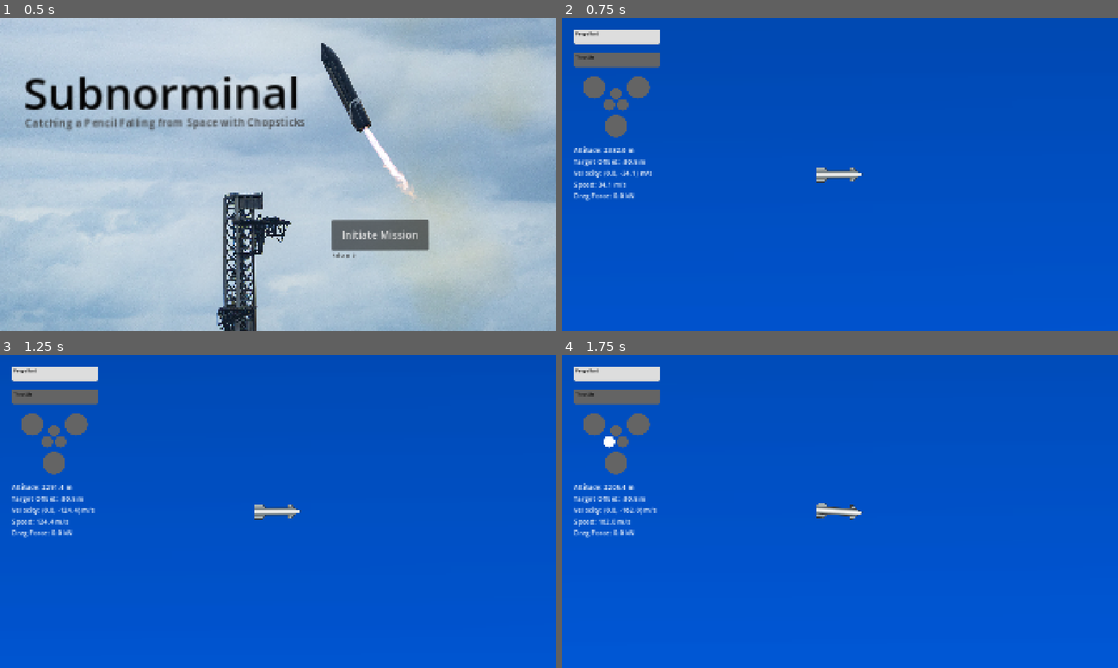
Above: before the commit, frames 1-4 (two rows, left to right).
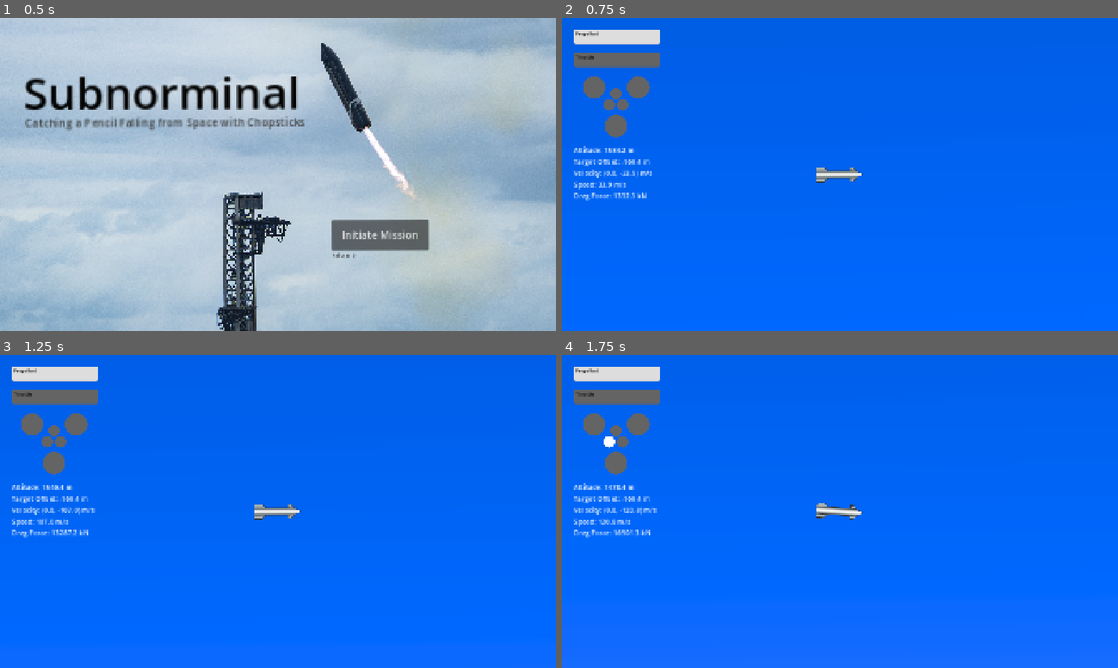
Above: after the commit, the same moments.

Repository: cyb3rgeorge/subnorminal
Game: Godot game, scene res://menu.tscn
Same seed, same stepped clock (60 frames per second), same inputs: the game is played once before the commit and once after it. Video files are missing from this copy of the repository; at most half a second of black plays in their place.
Inputs (mouse positions are in pixels of both pictures, inside the frame that each line leads up to):
- Up to frame 1 (0.5 s): no input
- Up to frame 2 (0.75 s): click "Initiate Mission" at 0.5 s
- Up to frame 3 (1.25 s): no input
- Up to frame 4 (1.75 s): move the mouse to (962, 495) at 1.27 s; hold Right (rotateRight) from 1.28 s (still down); hold 1 (1Engine) from 1.28 s (still down); click (962, 495) at 1.42 s

Frame 1 is identical in both runs. In frame 2, 97% of the frame differs, in the area x 0-100%, y 0-100%; in frame 3, 97%; in frame 4, 97%.

Commit message:
Altitude Bug Fix and Thrust Change

Diff:
--- a/physics.tscn
+++ b/physics.tscn
@@ -18,9 +18,6 @@
 [ext_resource type="Texture2D" uid="uid://f1rduu3r0cgh" path="res://media/ground.png" id="12_uxuuy"]
 [ext_resource type="AudioStream" uid="uid://cptb471thjitf" path="res://media/raptorFiring.wav" id="16_gbsbp"]
 
-[sub_resource type="RectangleShape2D" id="RectangleShape2D_5wfv7"]
-size = Vector2(17731.625, 282.08618)
-
 [sub_resource type="StyleBoxFlat" id="StyleBoxFlat_4y73a"]
 bg_color = Color(0.39215687, 0.39215687, 0.39215687, 1)
 corner_radius_top_left = 8
@@ -50,7 +47,10 @@
 corner_radius_bottom_left = 8
 
 [sub_resource type="RectangleShape2D" id="RectangleShape2D_3mne7"]
-size = Vector2(89, 24)
+size = Vector2(70.5, 19)
+
+[sub_resource type="RectangleShape2D" id="RectangleShape2D_5wfv7"]
+size = Vector2(17731.625, 282.08618)
 
 [node name="Node2D" type="Node2D" unique_id=1745848919]
 
@@ -67,7 +67,7 @@
 texture = ExtResource("2_rlt7b")
 
 [node name="Starship" type="RigidBody2D" parent="." unique_id=1724685367]
-position = Vector2(802, -5168)
+position = Vector2(568.0001, -3162)
 rotation = 3.137519
 inertia = 1000.0
 can_sleep = false
@@ -75,6 +75,7 @@
 linear_damp = 2.0
 angular_damp = 1.0
 script = ExtResource("1_agxhv")
+dryMass = 150000.0
 
 [node name="RaptorThrottle1" type="Sprite2D" parent="Starship" unique_id=1863118857]
 visible = false
@@ -105,33 +106,6 @@
 
 [node name="CollisionPolygon2D" type="CollisionPolygon2D" parent="Starship/Area2DFwd" unique_id=339011763]
 polygon = PackedVector2Array(-78.00607, -0.24401855, -53.142914, -14.485596, -47.220703, -22.543457, -36.221222, -22.650024, -36.785095, 22.357605, -46.784607, 22.454529, -53.87152, 13.522705, -77.99637, 0.75598145)
-
-[node name="Land" type="Area2D" parent="." unique_id=1206827131]
-position = Vector2(-10, 1120)
-
-[node name="CollisionShape2D3" type="CollisionShape2D" parent="Land" unique_id=2131039566]
-position = Vector2(2526.9993, -8605)
-rotation = -1.5714247
-scale = Vector2(0.99999994, 0.99999994)
-shape = SubResource("RectangleShape2D_5wfv7")
-
-[node name="CollisionShape2D2" type="CollisionShape2D" parent="Land" unique_id=273992061]
-position = Vector2(-878.80347, -8768.917)
-rotation = 1.5662671
-shape = SubResource("RectangleShape2D_5wfv7")
-
-[node name="CollisionShape2D4" type="CollisionShape2D" parent="Land" unique_id=480737914]
-position = Vector2(920, -11199)
-shape = SubResource("RectangleShape2D_5wfv7")
-
-[node name="CollisionShape2D" type="CollisionShape2D" parent="Land" unique_id=333878887]
-position = Vector2(940, 39)
-shape = SubResource("RectangleShape2D_5wfv7")
-
-[node name="Ground" type="Sprite2D" parent="Land" unique_id=1673512014]
-position = Vector2(339.00003, 5379.51)
-scale = Vector2(167.20169, 23.044073)
-texture = ExtResource("12_uxuuy")
 
 [node name="Telemetry" type="CanvasLayer" parent="." unique_id=65945142]
 
@@ -271,32 +245,60 @@
 [node name="TowerArea" type="Area2D" parent="." unique_id=1781511207]
 
 [node name="Tower" type="Sprite2D" parent="TowerArea" unique_id=428413086]
-position = Vector2(935, 780)
-scale = Vector2(2, 2)
+position = Vector2(935, 831.00006)
+scale = Vector2(1.569, 1.569)
 texture = ExtResource("11_uxuuy")
 
 [node name="CollisionPolygon2D" type="CollisionPolygon2D" parent="TowerArea" unique_id=245403023]
 position = Vector2(927, 726)
-polygon = PackedVector2Array(-23, -181, 45, -181, 45, -155, 31, -155, 32, 289, -45, 288, -45, 256, -23, 255)
+polygon = PackedVector2Array(27, 289, -34, 289, -34, 263, -17, 263, -17, -79, 38, -79, 38, -59, 27, -59)
 
 [node name="ChopsticksArea" type="Area2D" parent="." unique_id=1521499371]
+position = Vector2(0, -19)
 
 [node name="Chopsticks" type="Sprite2D" parent="ChopsticksArea" unique_id=290342387]
-position = Vector2(998.00006, 630)
-scale = Vector2(1.9199998, 1.9199998)
+position = Vector2(992.99994, 721)
+scale = Vector2(1.7, 1.7)
 texture = ExtResource("12_syqjv")
 
 [node name="CollisionShape2D" type="CollisionShape2D" parent="ChopsticksArea" unique_id=1782389773]
-position = Vector2(1001.5, 612)
+position = Vector2(1003, 705)
 shape = SubResource("RectangleShape2D_3mne7")
+
+[node name="Land" type="Area2D" parent="." unique_id=1206827131]
+position = Vector2(-10, 1120)
+
+[node name="CollisionShape2D3" type="CollisionShape2D" parent="Land" unique_id=2131039566]
+position = Vector2(2526.9993, -8605)
+rotation = -1.5714247
+scale = Vector2(0.99999994, 0.99999994)
+shape = SubResource("RectangleShape2D_5wfv7")
+
+[node name="CollisionShape2D2" type="CollisionShape2D" parent="Land" unique_id=273992061]
+position = Vector2(-878.80347, -8768.917)
+rotation = 1.5662671
+shape = SubResource("RectangleShape2D_5wfv7")
+
+[node name="CollisionShape2D4" type="CollisionShape2D" parent="Land" unique_id=480737914]
+position = Vector2(920, -11199)
+shape = SubResource("RectangleShape2D_5wfv7")
+
+[node name="CollisionShape2D" type="CollisionShape2D" parent="Land" unique_id=333878887]
+position = Vector2(940, 39)
+shape = SubResource("RectangleShape2D_5wfv7")
+
+[node name="Ground" type="Sprite2D" parent="Land" unique_id=1673512014]
+position = Vector2(339, 5379)
+scale = Vector2(167.20169, 23.044073)
+texture = ExtResource("12_uxuuy")
 
 [node name="raptorRoar" type="AudioStreamPlayer" parent="." unique_id=1922308602]
 stream = ExtResource("16_gbsbp")
 
-[connection signal="body_entered" from="Land" to="Starship" method="_on_area_2d_body_entered"]
 [connection signal="timeout" from="WinEndTimer" to="Starship" method="_on_win_end_timer_timeout"]
 [connection signal="timeout" from="EndTimer" to="Starship" method="_on_end_timer_timeout"]
 [connection signal="timeout" from="FailureStartTimer" to="Starship" method="_on_failure_start_timer_timeout"]
 [connection signal="timeout" from="FailureTimer" to="Starship" method="_on_failure_timer_timeout"]
 [connection signal="body_entered" from="TowerArea" to="Starship" method="_on_tower_area_body_entered"]
 [connection signal="area_entered" from="ChopsticksArea" to="Starship" method="_on_chopsticks_area_area_entered"]
+[connection signal="body_entered" from="Land" to="Starship" method="_on_area_2d_body_entered"]
--- a/starship.gd
+++ b/starship.gd
@@ -34,8 +34,7 @@
 			failure_start_timer.start()
 
 # CONSTANTS
-const DRAG_COEFFICIENT: float = 0.0
-#const DRAG_COEFFICIENT: float = 441.0
+const DRAG_COEFFICIENT: float = 441.0
 const TELEMETRY_INTERVAL: float = 0.1
 const FAILURE_CHECK_INTERVAL: float = 5.0
 
@@ -51,12 +50,11 @@
 
 # WORLD SCALE
 const METERS_PER_PIXEL: float = 60.0 / 158.0
-const SHIP_HALF_HEIGHT: float = 79.0
-const GROUND_Y: float = 1059.0
+const GROUND_Y: float = 1015.0
 const TARGET_X: float = 1014.0
 
 # PHYSICS
-var power: float = 30000.0
+var power: float = 500000.0
 var angularPower: float = 500.0
 var prop: float = 0.0
 var thrust: Vector2 = Vector2.ZERO
@@ -287,18 +285,16 @@
 
 # TELEMETRY
 func _update_telemetry(drag_magnitude: float) -> void:
-	var pos := global_position
 	var velocity_mps := linear_velocity * METERS_PER_PIXEL
 
 	# Assumes a centred, upright ship, 158 world units tall.
 	# This remains an approximation when the ship rotates.
-	var ship_bottom_y := pos.y + SHIP_HALF_HEIGHT
 	var altitude_m := maxf(
 		0.0,
-		(GROUND_Y - ship_bottom_y) * METERS_PER_PIXEL
+		(GROUND_Y - global_position.y) * METERS_PER_PIXEL
 	)
 
-	var offset_m := (pos.x - TARGET_X) * METERS_PER_PIXEL
+	var offset_m := (global_position.x - TARGET_X) * METERS_PER_PIXEL
 	var speed_mps := velocity_mps.length()
 
 	# Assumes body mass is in kg and time is in seconds.
